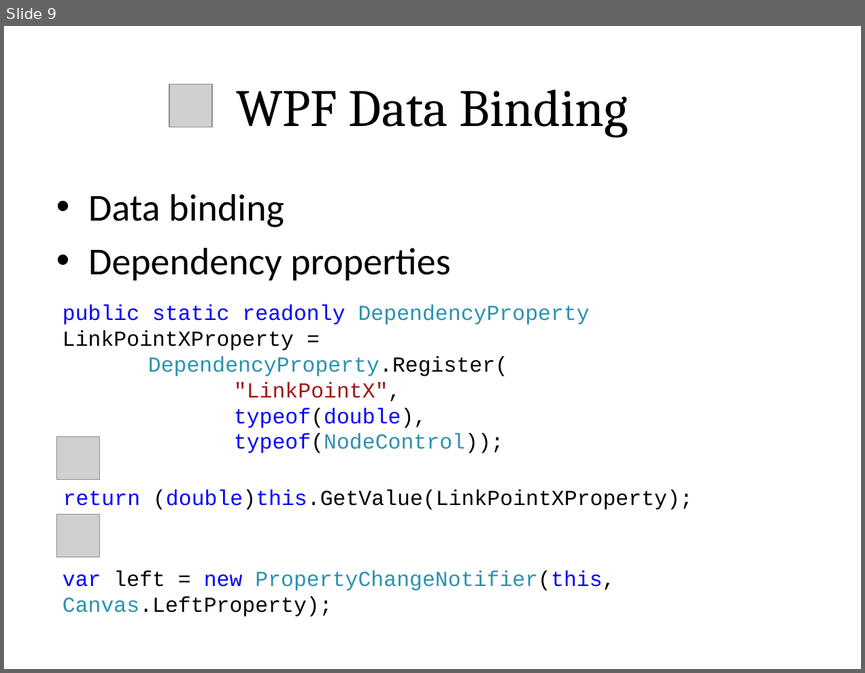
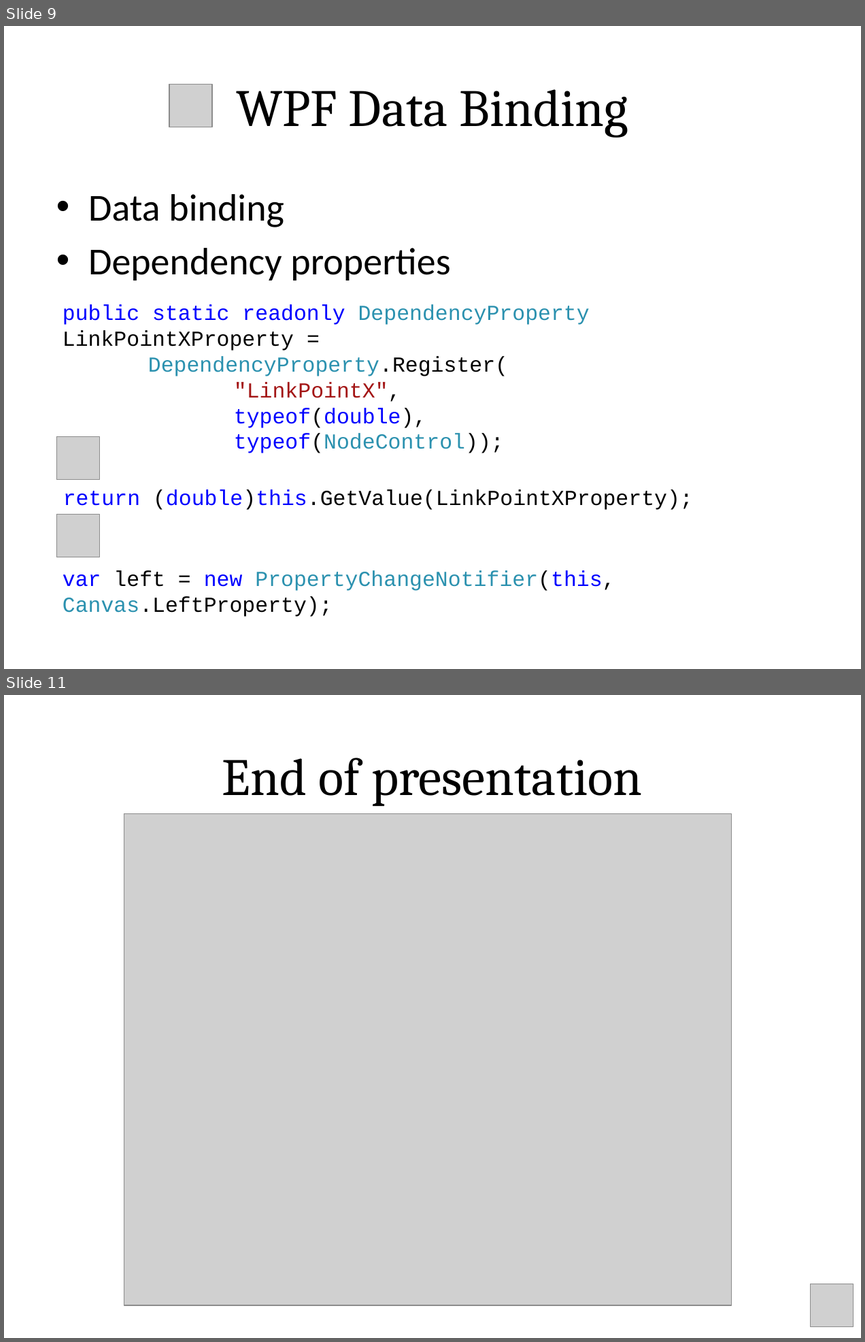
Before and after one commit to hinst/Coursework_2, a slide deck: Documentation/coursetion.pptx. Shown one above the other, each under a label of ours: slide 9 before the commit, slides 9 and 11 after it; the slides between them are not shown. The pictures are 865x673 and 865x1342 pixels, drawn with LibreOffice and Linux fonts; fonts in the diff are those of the drawing; grey boxes stand for pictures. Boxes give left, top, right and bottom in pixels: in the first picture for what was removed or moved away, otherwise in the second. Text is boxed around its words. In the diff, an @@ line names an element or a change of style, - is before the commit and + after.

```diff
--- a/Documentation/coursetion.pptx
+++ b/Documentation/coursetion.pptx
@@ slide 11 added at <box>4,695,861,1338</box>, background #FFFFFF @@
@@ title added at <box>222,758,642,807</box>, 44 pt, text #000000 @@
+End of presentation
@@ picture added at <box>124,814,732,1305</box> @@
@@ picture added at <box>810,1284,853,1327</box> @@
```
Also in this commit, not shown: 1 slide changed, 2 other files.
